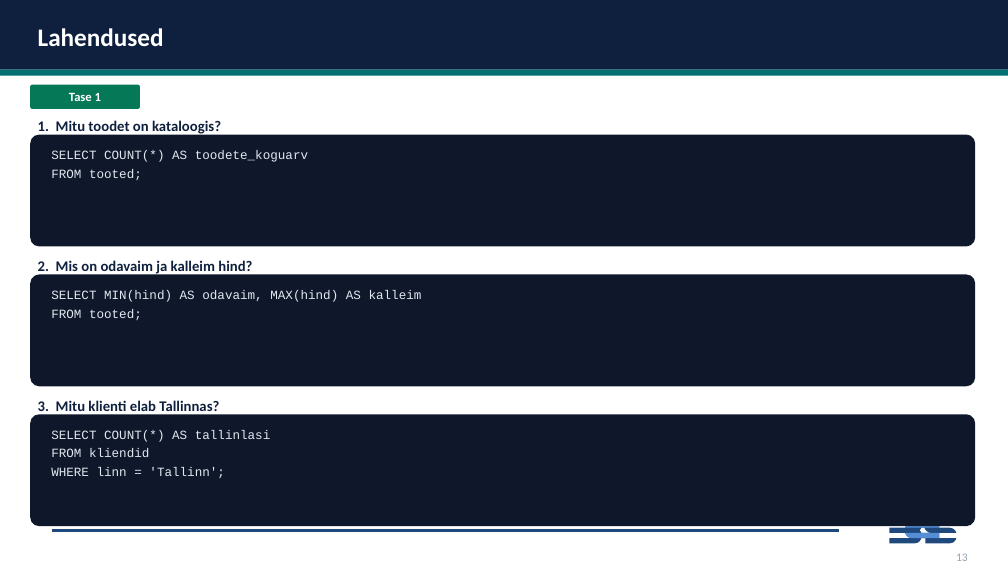
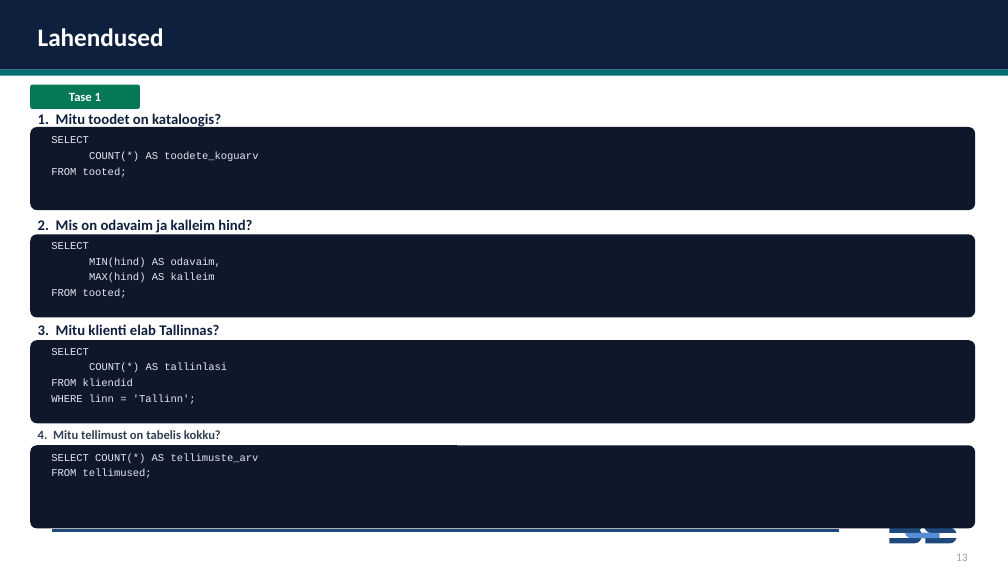
Before and after one commit to emilieabel/andmetarkus, a slide deck: slide 12 of Materjalid/Day7 SQL/7-paev-andmetarkus-esitlus.pptx. Drawn at 1008x567 pixels with LibreOffice and Linux fonts; fonts in the diff are those of the drawing. Boxes give left, top, right and bottom in pixels: in the first picture for what was removed or moved away, otherwise in the second. Text is boxed around its words. In the diff, an @@ line names an element or a change of style, - is before the commit and + after.

```diff
--- a/Materjalid/Day7 SQL/7-paev-andmetarkus-esitlus.pptx
+++ b/Materjalid/Day7 SQL/7-paev-andmetarkus-esitlus.pptx
@@ text "1. Mitu toodet on kataloogis?": place and size @@
-text "1. Mitu toodet on kataloogis?" at (38, 120, 221, 136)
+text "1. Mitu toodet on kataloogis?" at (38, 113, 221, 128)
@@ rounded rectangle: place and size @@
-rounded rectangle at (30, 135, 975, 247)
+rounded rectangle at (30, 127, 975, 210)
@@ text "SELECT": place and size @@
-text "SELECT" at (51, 150, 308, 180)
+text "SELECT" at (51, 136, 258, 177)
@@ text at (51, 136, 258, 161): text changed; size 12 to 10 pt @@
-SELECT COUNT(*) AS toodete_koguarv
+SELECT
+COUNT(*) AS toodete_koguarv
@@ text at (51, 167, 127, 177): size 12 to 10 pt in "FROM tooted;" @@
@@ text "2. Mis on odavaim ja ...": place and size @@
-text "2. Mis on odavaim ja ..." at (38, 259, 252, 276)
+text "2. Mis on odavaim ja ..." at (38, 219, 252, 233)
@@ rounded rectangle: place and size @@
-rounded rectangle at (30, 274, 975, 386)
+rounded rectangle at (30, 234, 975, 318)
@@ text "SELECT": place and size @@
-text "SELECT" at (51, 290, 422, 320)
+text "SELECT" at (51, 242, 221, 298)
@@ text at (51, 242, 221, 282): text changed; size 12 to 10 pt @@
-SELECT MIN(hind) AS odavaim, MAX(hind) AS kalleim
+SELECT
+MIN(hind) AS odavaim,
+MAX(hind) AS kalleim
@@ text at (51, 289, 127, 298): size 12 to 10 pt in "FROM tooted;" @@
@@ text "3. Mitu klienti elab Tallinnas?" rewrapped from (38, 400, 219, 416) to (38, 324, 219, 335) @@
@@ rounded rectangle: place and size @@
-rounded rectangle at (30, 414, 975, 526)
+rounded rectangle at (30, 340, 975, 423)
@@ text "SELECT": place and size @@
-text "SELECT" at (51, 430, 271, 478)
+text "SELECT" at (51, 348, 227, 404)
@@ text at (51, 348, 227, 372): text changed; size 12 to 10 pt @@
-SELECT COUNT(*) AS tallinlasi
+SELECT
+COUNT(*) AS tallinlasi
@@ text at (51, 379, 196, 404): size 12 to 10 pt in "FROM kliendid", "WHERE linn = 'Tallinn';" @@
@@ rounded rectangle added at (30, 445, 975, 529), fill #0F172A @@
@@ text added at (38, 430, 221, 439), 12 pt, text #334155, bold @@
+4. Mitu tellimust on tabelis kokku?
@@ text added at (51, 453, 259, 478), 10 pt, text #E2E8F0 @@
+SELECT COUNT(*) AS tellimuste_arv
+FROM tellimused;
```
Also in this commit, not shown: 22 other slides changed, 2 other files.
